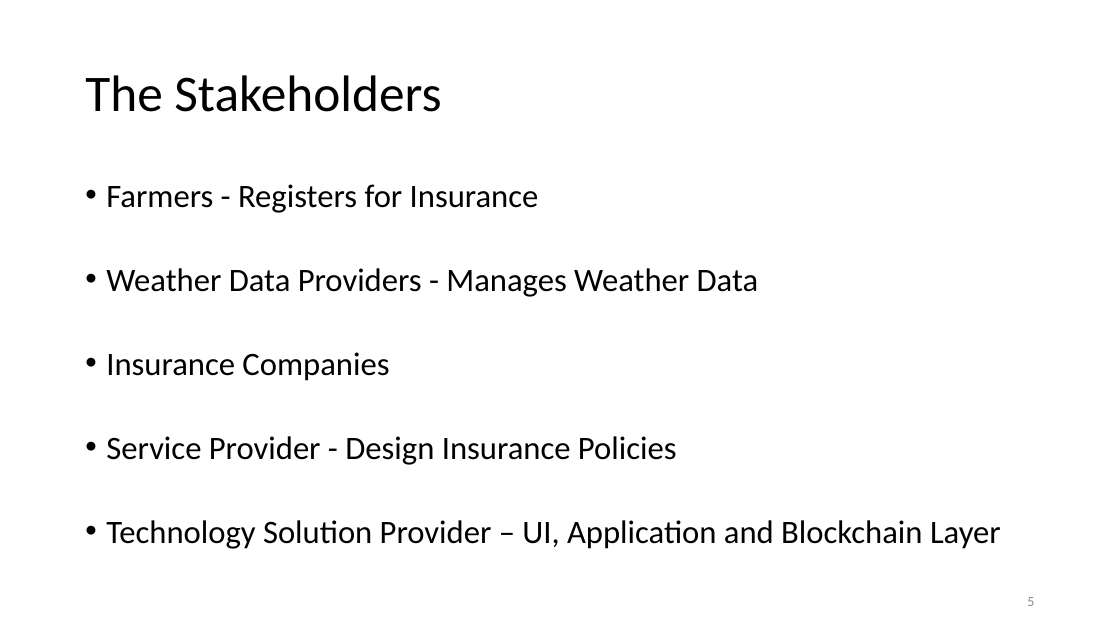
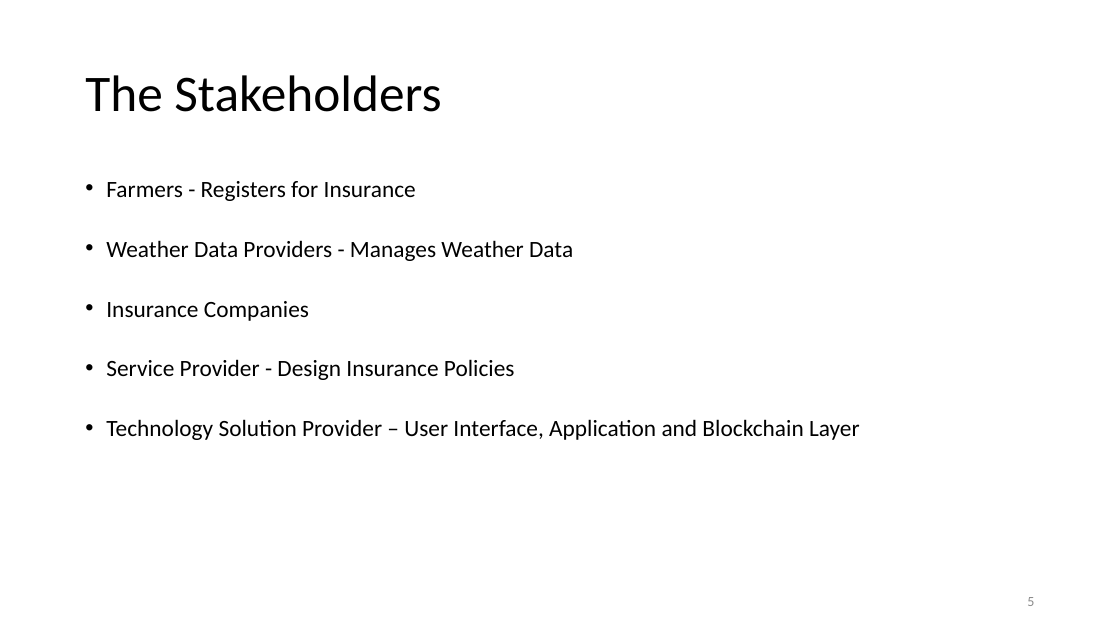
Before and after one commit to sachinjegaonkar/CropInsuranceSolution, a slide deck: slide 5 of Decentralized Crop Insurance Solution.pptx. Drawn at 1120x630 pixels with LibreOffice and Linux fonts; fonts in the diff are those of the drawing. Boxes give left, top, right and bottom in pixels: in the first picture for what was removed or moved away, otherwise in the second. Text is boxed around its words. In the diff, an @@ line names an element or a change of style, - is before the commit and + after.

Commit message:
Updated the PPT

```diff
--- a/Decentralized Crop Insurance Solution.pptx
+++ b/Decentralized Crop Insurance Solution.pptx
@@ text at [106, 181, 573, 380]: size 28 to 20 pt in "Farmers - Registers for Insurance", "Weather Data Providers - Manages Weather Data", "Insurance Companies", "Service Provider - Design Insurance Policies" @@
@@ text at [106, 419, 860, 440]: text changed; size 28 to 20 pt @@
-• Technology Solution Provider – UI, Application and Blockchain Layer
+• Technology Solution Provider – User Interface, Application and Blockchain Layer
```
Also in this commit, not shown: 8 other slides changed, 2 slides added.
